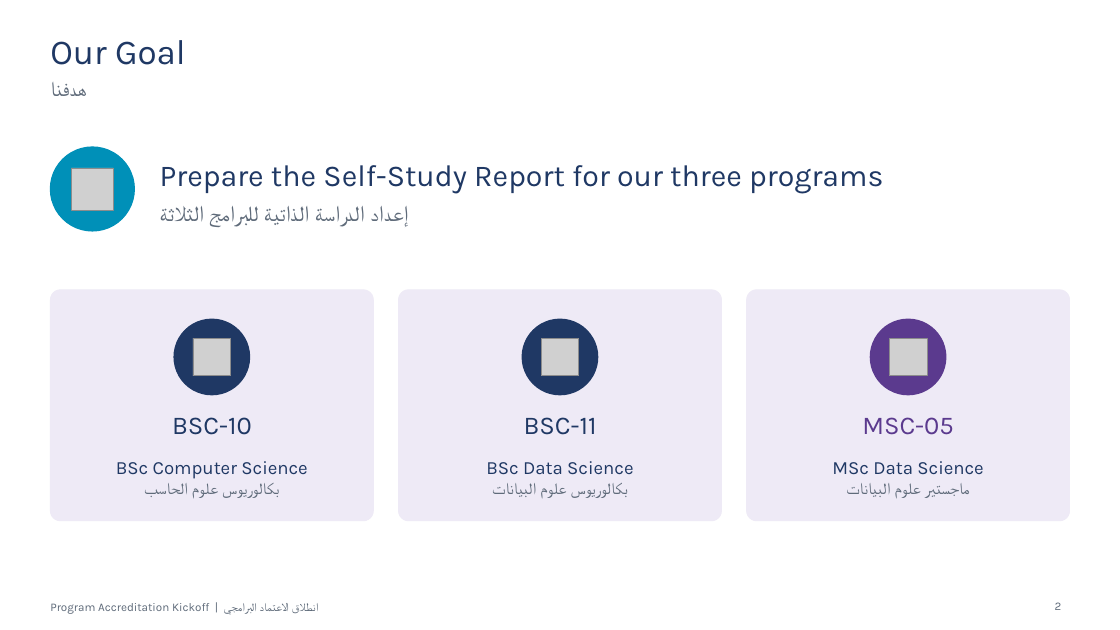
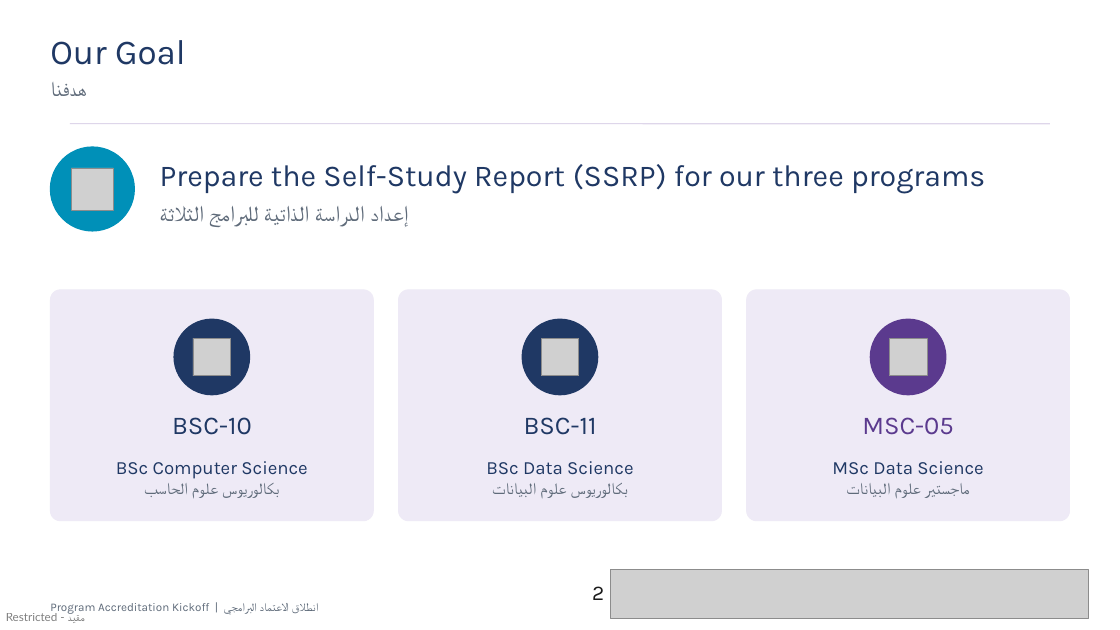
Before and after one commit to Nahlah/Test, a slide deck: slide 2 of عرض_انطلاق_الاعتماد/عرض_انطلاق_الاعتماد_البرامجي.pptx. Drawn at 1120x630 pixels with LibreOffice and Linux fonts; fonts in the diff are those of the drawing; grey boxes stand for pictures; background and template pictures are left out. Boxes give left, top, right and bottom in pixels: in the first picture for what was removed or moved away, otherwise in the second. Text is boxed around its words. In the diff, an @@ line names an element or a change of style, - is before the commit and + after.

```diff
--- a/عرض_انطلاق_الاعتماد/عرض_انطلاق_الاعتماد_البرامجي.pptx
+++ b/عرض_انطلاق_الاعتماد/عرض_انطلاق_الاعتماد_البرامجي.pptx
@@ line added from (70, 124) to (1050, 124), #DED6EA 1 pt @@
@@ text at [160, 164, 985, 194]: text changed @@
-Prepare the Self-Study Report for our three programs
+Prepare the Self-Study Report (SSRP) for our three programs
@@ page number added at [592, 586, 604, 600], 18 pt, text #1B1B1B @@
+2
@@ picture added at [610, 570, 1088, 618] @@
@@ text added at [6, 612, 85, 623], 10 pt, text #000000 at 50% opacity @@
+Restricted - مقيد
```
Also in this commit, not shown: 19 other slides changed, 2 slides added, 3 slides removed, 1 other file.
